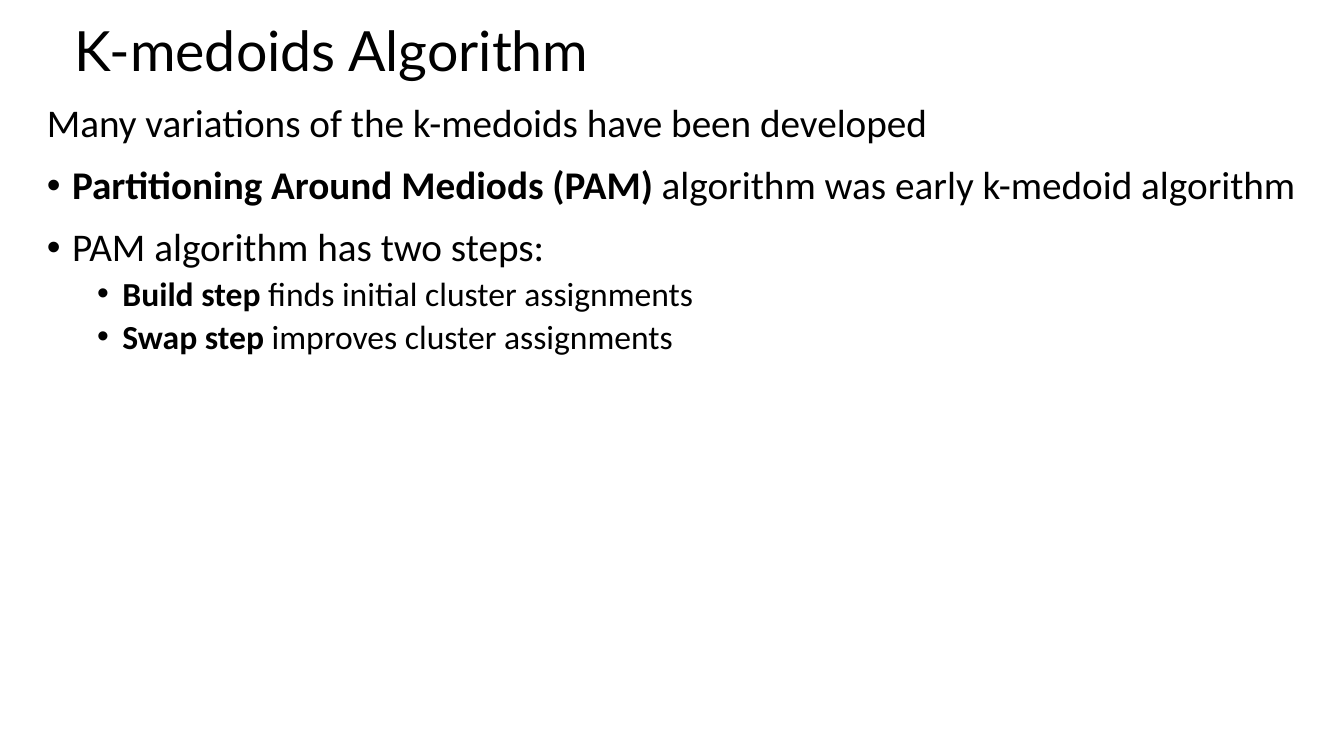
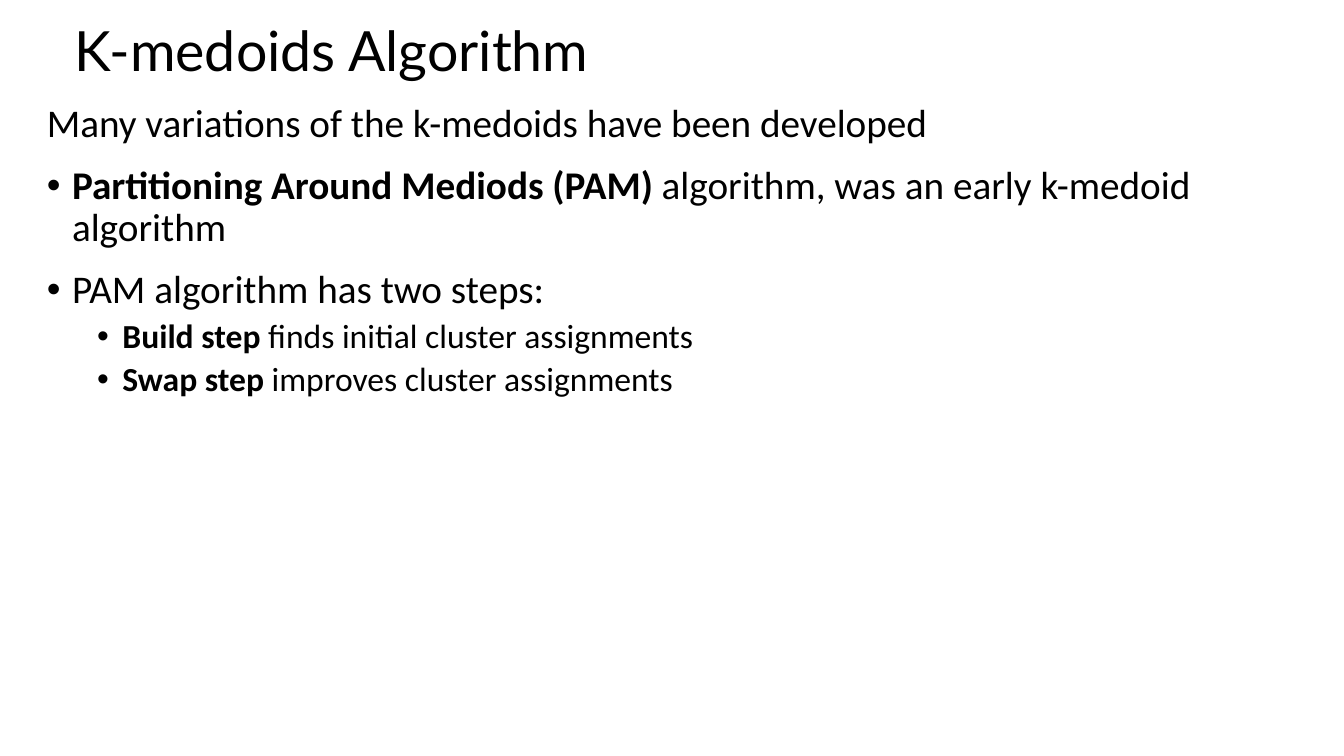
Before and after one commit to tenevian/Harvard-SSP-Data-Mining, a slide deck: slide 65 of slides/9_IntroductionToClustering_Part1.pptx. Drawn at 1344x756 pixels with LibreOffice and Linux fonts; fonts in the diff are those of the drawing. Boxes give left, top, right and bottom in pixels: in the first picture for what was removed or moved away, otherwise in the second. Text is boxed around its words. In the diff, an @@ line names an element or a change of style, - is before the commit and + after.

Commit message:
Edited slide deck

```diff
--- a/slides/9_IntroductionToClustering_Part1.pptx
+++ b/slides/9_IntroductionToClustering_Part1.pptx
@@ text at [72,170,1191,248]: text changed @@
-• Partitioning Around Mediods (PAM) algorithm was early k-medoid algorithm
+• Partitioning Around Mediods (PAM) algorithm, was an early k-medoid algorithm
```
